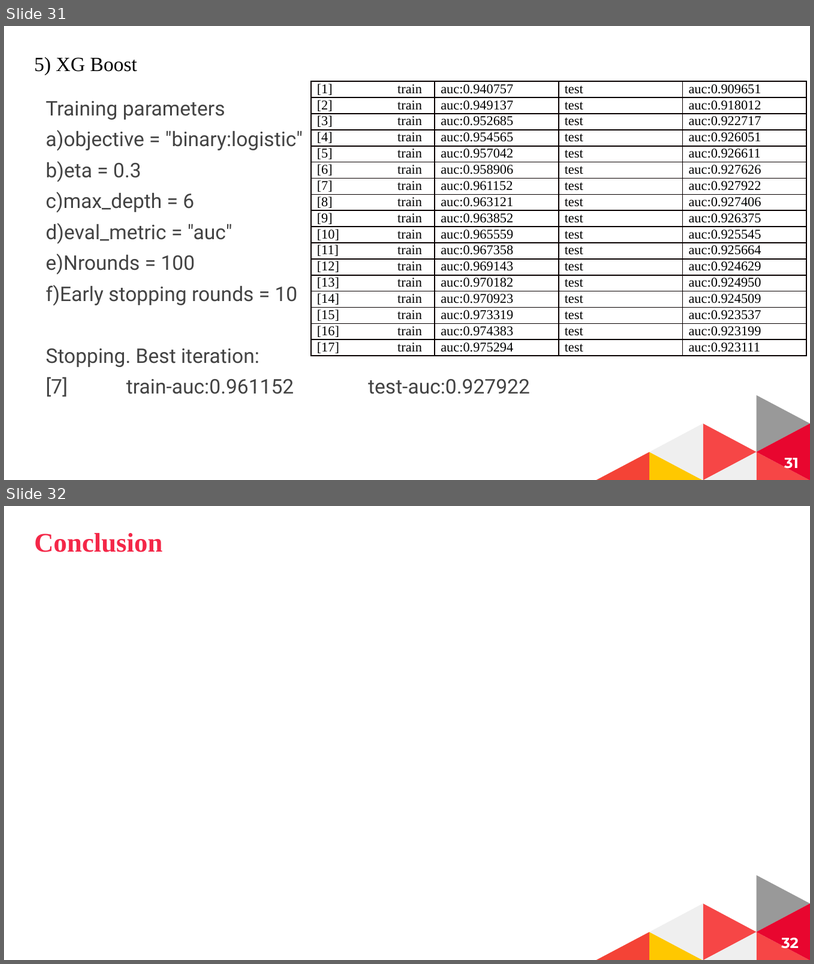
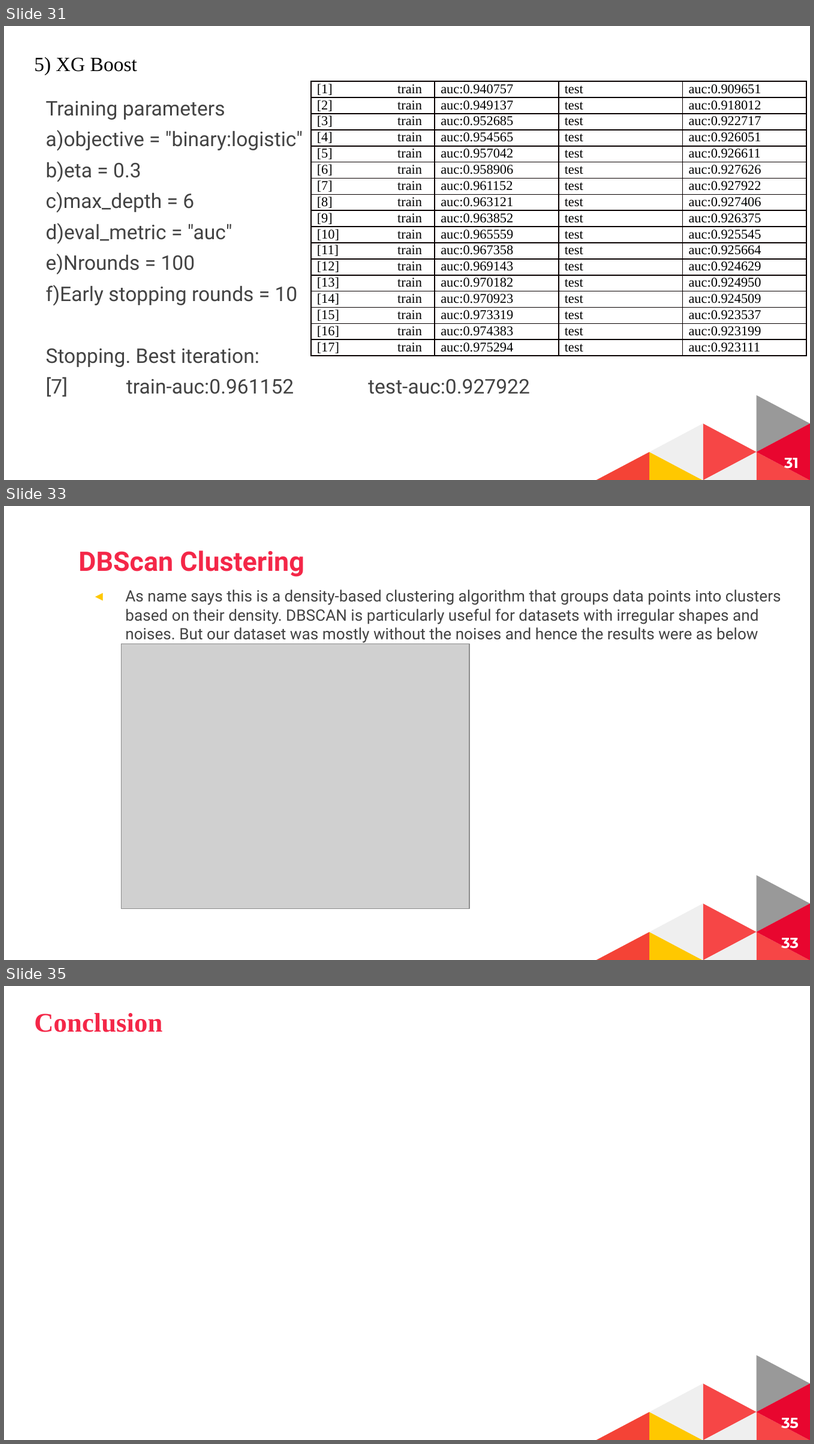
Before and after one commit to karthikkaiplody/DPA-Project, a slide deck: presentation/ppt.pptx. Shown one above the other, each under a label of ours: slides 31 and 32 before the commit, slides 31, 33 and 35 after it; the slides between them are not shown. The pictures are 814x964 and 814x1444 pixels, drawn with LibreOffice and Linux fonts; fonts in the diff are those of the drawing; grey boxes stand for pictures; background and template pictures are left out. Boxes give left, top, right and bottom in pixels: in the first picture for what was removed or moved away, otherwise in the second. Text is boxed around its words. In the diff, an @@ line names an element or a change of style, - is before the commit and + after.

```diff
--- a/presentation/ppt.pptx
+++ b/presentation/ppt.pptx
@@ slide 33 added at box(4, 506, 810, 960), background #FFFFFF; not listed: 8 template elements that a slide beside it also shows @@
@@ title added at box(78, 550, 305, 577), 24 pt, text #F42748, bold @@
+DBScan Clustering
@@ text added at box(125, 589, 782, 643), 14 pt, text #434343 @@
+◂ As name says this is a density-based clustering algorithm that groups data points into clusters based on their density. DBSCAN is particularly useful for datasets with irregular shapes and noises. But our dataset was mostly without the noises and hence the results were as below
@@ picture added at box(122, 644, 470, 909) @@
@@ page number added at box(782, 937, 799, 951), 13 pt, text #FFFFFF, bold @@
+33
@@ what was slide 32 is now slide 35 @@
@@ page number at box(782, 1417, 799, 1431): text changed @@
-32
+35
```
Also in this commit, not shown: 2 slides changed, 2 other slides added.
